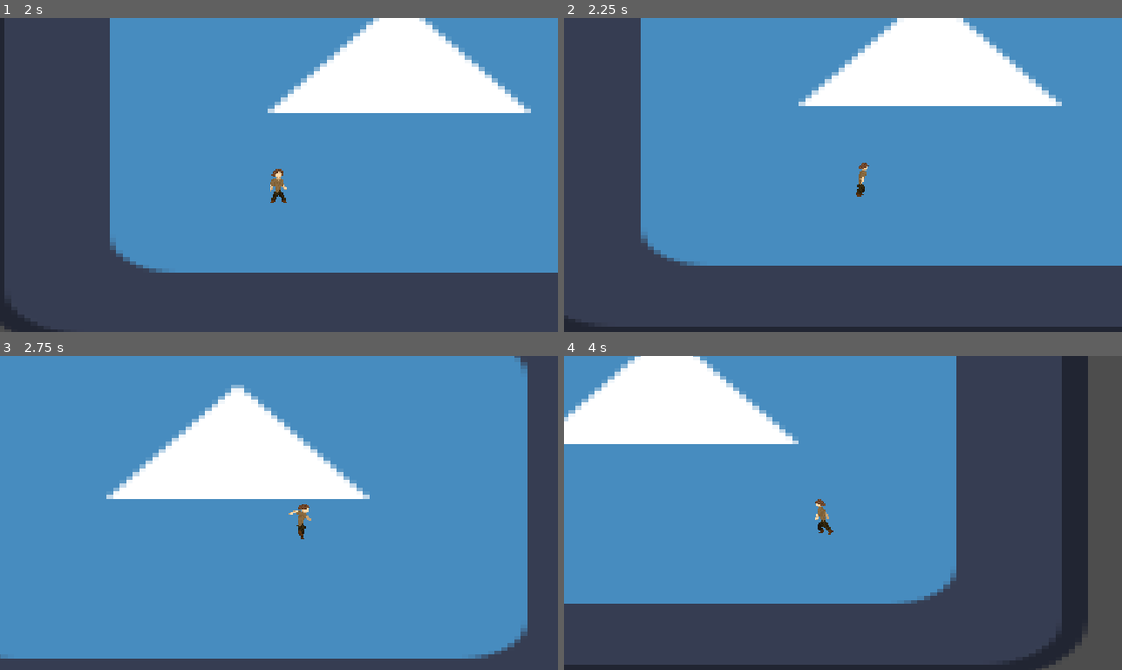
Above: before the commit, frames 1-4 (two rows, left to right).
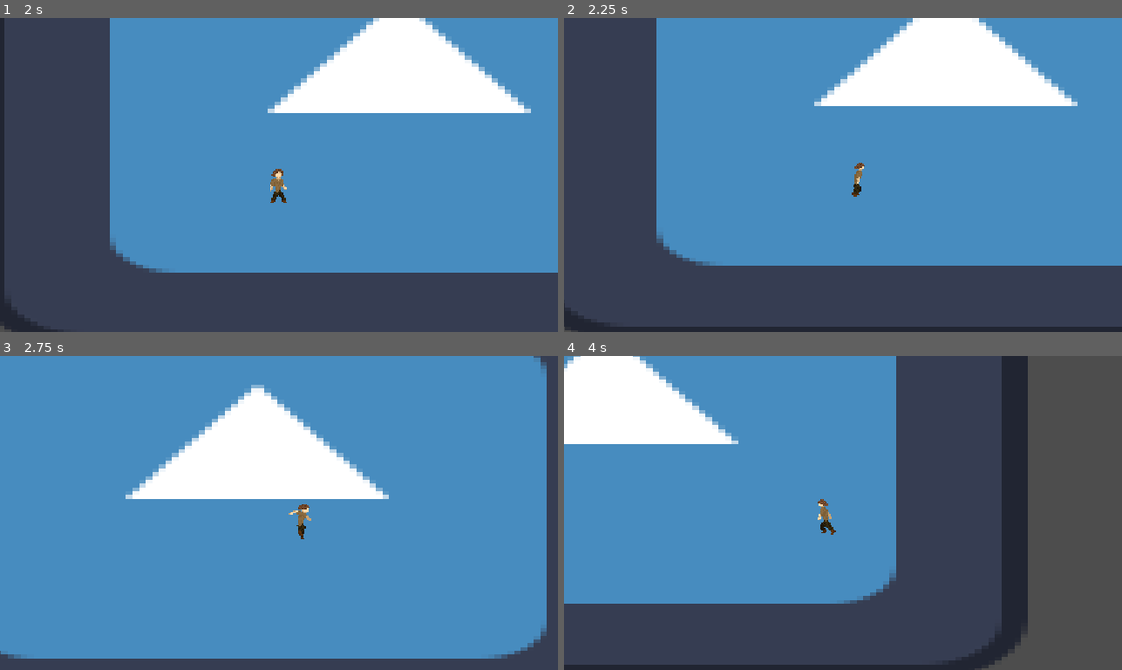
Above: after the commit, the same moments.

Repository: Buraka12/Die-For-Cookie
Game: Godot game, scene res://Scenes/main_menu.tscn
Same seed, same stepped clock (60 frames per second), same inputs: the game is played once before the commit and once after it. The engine's default icon, where the game draws it, is replaced by a stand-in: a white triangle on a blue panel in a dark square.
Inputs:
- Up to frame 1 (2 s): click "Start" at 0.5 s; click "Start" at 1.25 s
- Up to frame 2 (2.25 s): hold D (right) from 2.03 s (still down)
- Up to frame 3 (2.75 s): keep holding D (right); tap Space (jump) at 2.27 s
- Up to frame 4 (4 s): tap Space (jump) at 3.02 s; release D (right) at 3.53 s; hold A (left) from 3.53 s (still down)

Frame 1 is identical in both runs. In frame 2, 4.6% of the frame differs, in the area x 0-93%, y 0-100%; in frame 3, 6.5%; in frame 4, 23%, in the area x 0-94%, y 0-100%.

Commit message:
Player speed update
Acceleration and deceleration added

Diff:
--- a/Scripts/player.gd
+++ b/Scripts/player.gd
@@ -2,6 +2,9 @@
 
 const SPEED = 200
 const JUMP_VELOCITY = -300
+
+var acceleration = 0.1
+var deceleration = 0.09
 
 enum states {IDLE,RUN,FALL,PUSH}
 var current_state : states
@@ -30,10 +33,10 @@
 
 	#moving
 	if direction:
-		velocity.x = direction * SPEED
+		velocity.x = move_toward(velocity.x, direction * SPEED, SPEED * acceleration)
 
 	elif not direction and current_state != states.FALL:
-		velocity.x = move_toward(velocity.x, 0, 12)
+		velocity.x = move_toward(velocity.x, 0, SPEED * deceleration)
 
 
 	#animations
